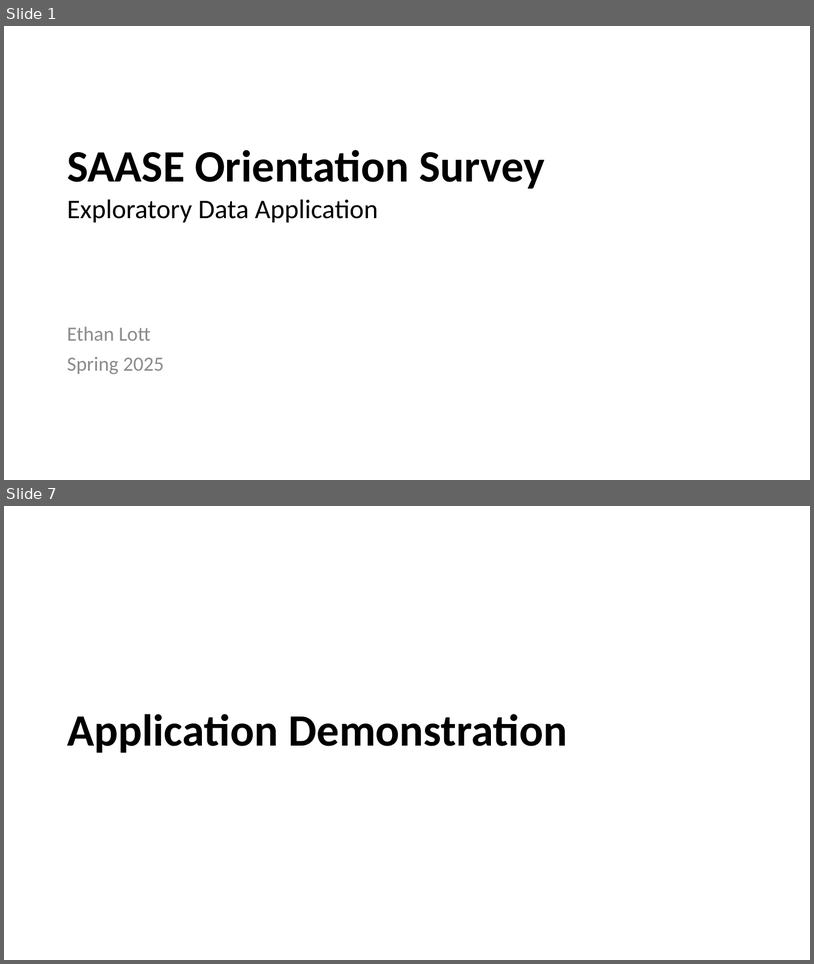
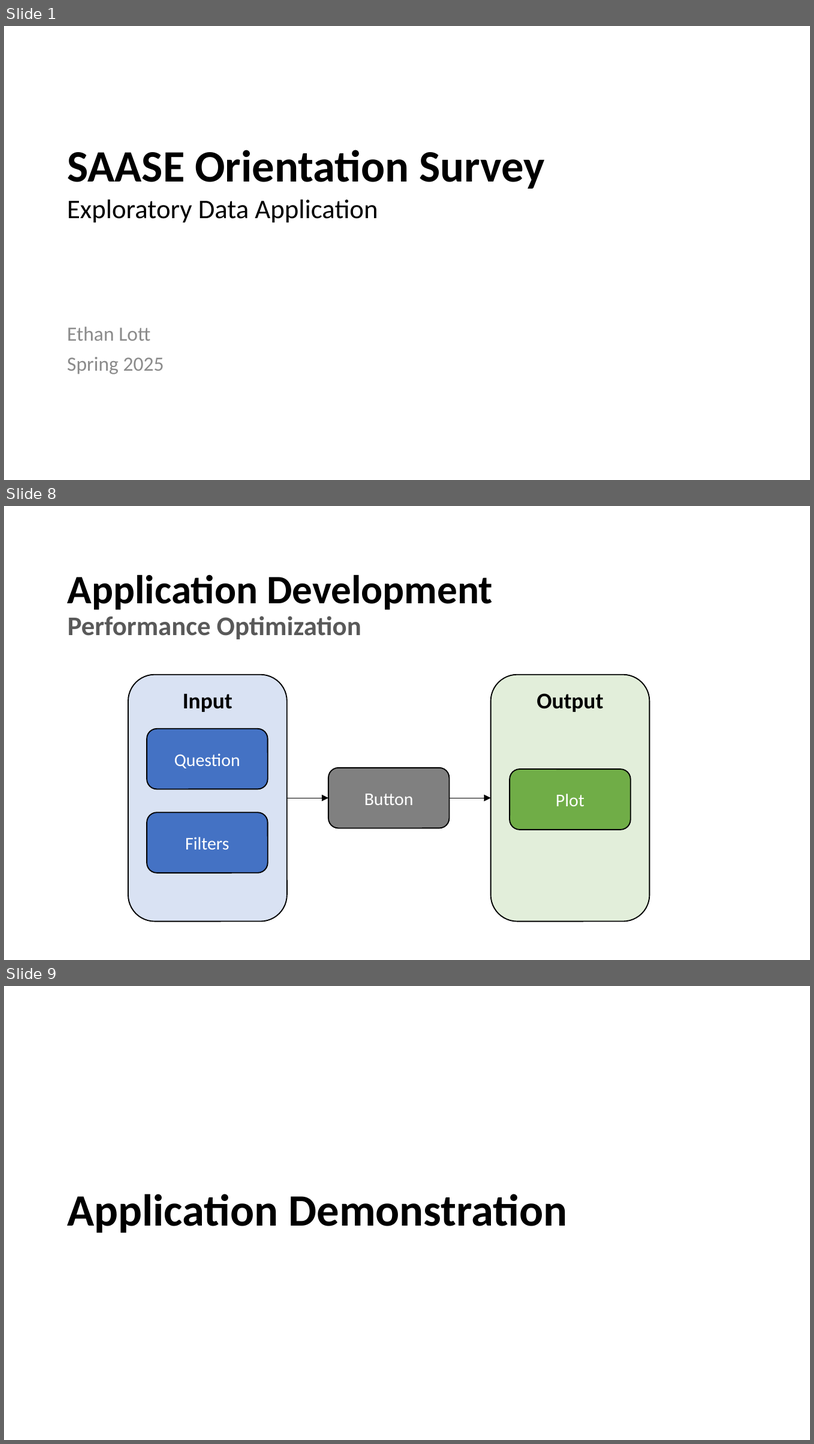
Before and after one commit to ethan-lott/saase-app, a slide deck: Presentation.pptx. Shown one above the other, each under a label of ours: slides 1 and 7 before the commit, slides 1, 8 and 9 after it; the slides between them are not shown. The pictures are 814x964 and 814x1444 pixels, drawn with LibreOffice and Linux fonts; fonts in the diff are those of the drawing; background and template pictures are left out. Boxes give left, top, right and bottom in pixels: in the first picture for what was removed or moved away, otherwise in the second. Text is boxed around its words. In the diff, an @@ line names an element or a change of style, - is before the commit and + after.

```diff
--- a/Presentation.pptx
+++ b/Presentation.pptx
@@ slide 8 added at (4,506,810,960), background picture (left out) @@
@@ title added at (68,574,492,610), 36 pt, text #000000, bold @@
+Application Development
@@ text added at (68,616,362,639), 24 pt, text #595959, bold @@
+Performance Optimization
@@ rounded rectangle added at (128,675,287,921), fill #4472C4 at 20% opacity, outline #000000 1 pt, 20 pt, text #000000, bold @@
+Input
@@ rounded rectangle added at (491,675,650,921), fill #70AD47 at 20% opacity, outline #000000 1 pt, 20 pt, text #000000, bold @@
+Output
@@ rounded rectangle added at (147,729,267,789), fill #4472C4, outline #000000 1 pt, 16 pt, text #FFFFFF @@
+Question
@@ rounded rectangle added at (328,767,449,828), fill #808080, outline #000000 1 pt, 16 pt, text #FFFFFF @@
+Button
@@ rounded rectangle added at (510,769,630,829), fill #70AD47, outline #000000 1 pt, 16 pt, text #FFFFFF @@
+Plot
@@ arrow added from (287, 798) to (328, 798), #000000 0.5 pt @@
@@ arrow added from (449, 798) to (491, 798), #000000 0.5 pt @@
@@ rounded rectangle added at (147,813,267,873), fill #4472C4, outline #000000 1 pt, 16 pt, text #FFFFFF @@
+Filters
@@ what was slide 7 is now slide 9 @@
```
Also in this commit, not shown: 6 slides changed, 2 other slides added, 1 slide removed, 2 other files.
